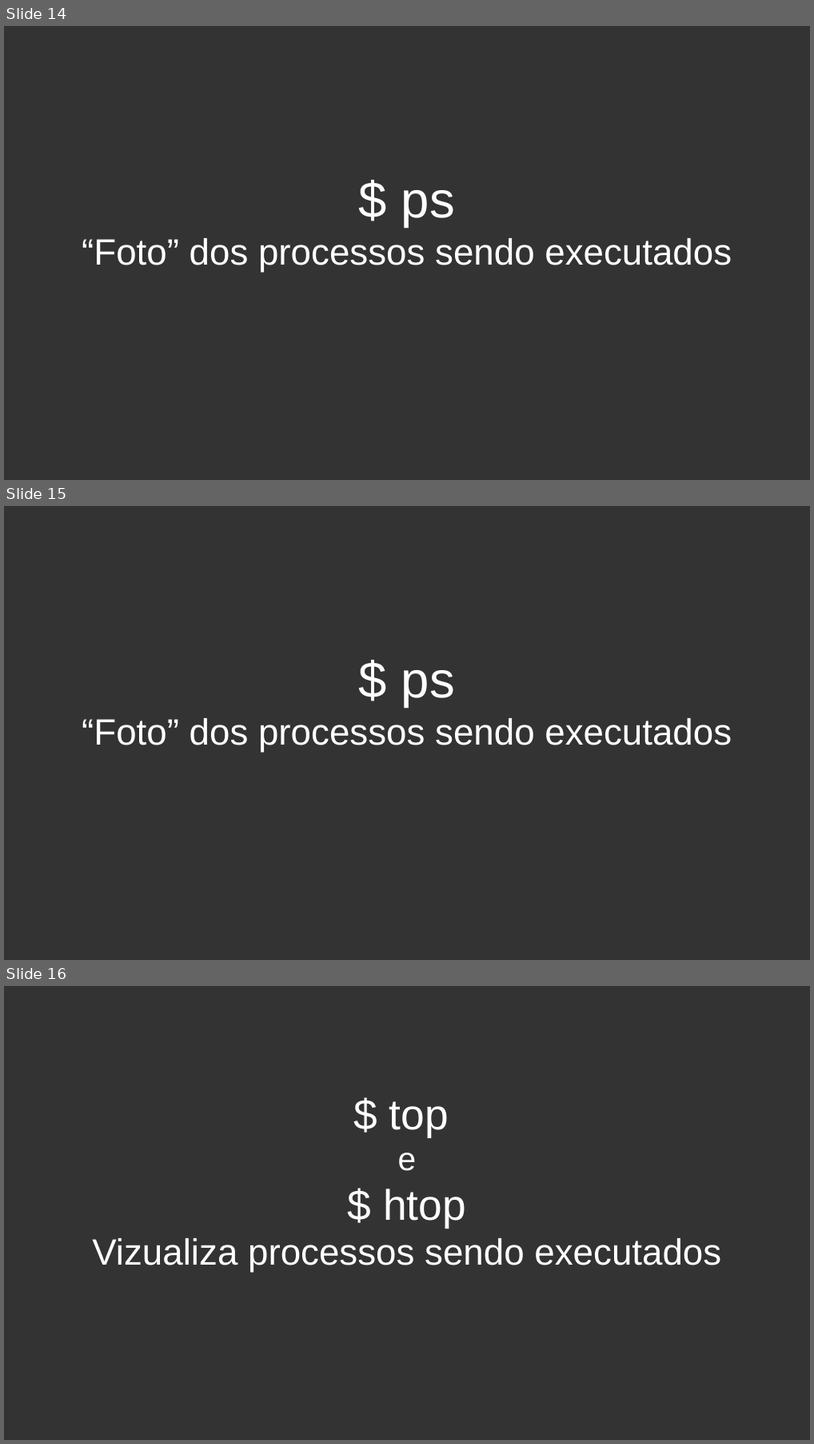
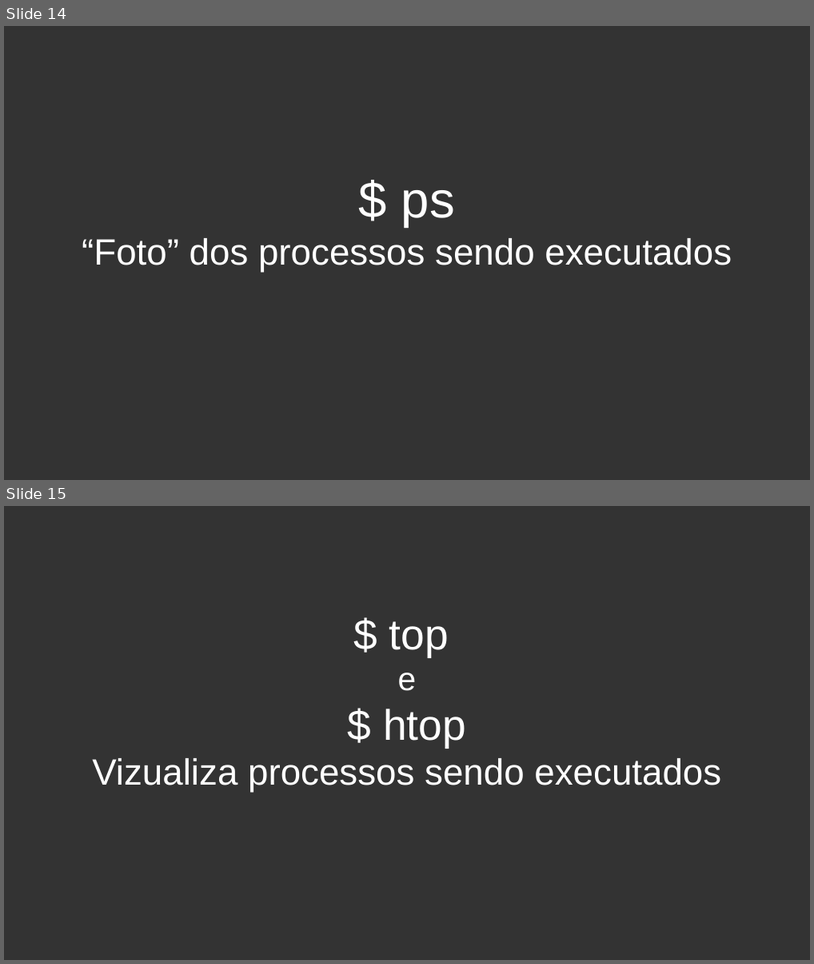
Before and after one commit to petecoutfpr/curso-linux-peteco, a slide deck: 2018-1/linux basico aula 5.odp. Shown one above the other, each under a label of ours: slides 14, 15 and 16 before the commit, slides 14 and 15 after it. The pictures are 814x1444 and 814x964 pixels, drawn with LibreOffice and Linux fonts; fonts in the diff are those of the drawing; background and template pictures are left out. Boxes give left, top, right and bottom in pixels: in the first picture for what was removed or moved away, otherwise in the second. Text is boxed around its words. In the diff, an @@ line names an element or a change of style, - is before the commit and + after.

```diff
--- a/2018-1/linux basico aula 5.odp
+++ b/2018-1/linux basico aula 5.odp
@@ slide 15 removed at box(4, 506, 810, 960), background #333333 @@
@@ subtitle removed at box(82, 670, 732, 752) @@
-$ ps
-“Foto” dos processos sendo executados
@@ what was slide 16 is now slide 15 @@
```
Also in this commit, not shown: 1 slide changed, 9 slides added, 3 other slides removed.
